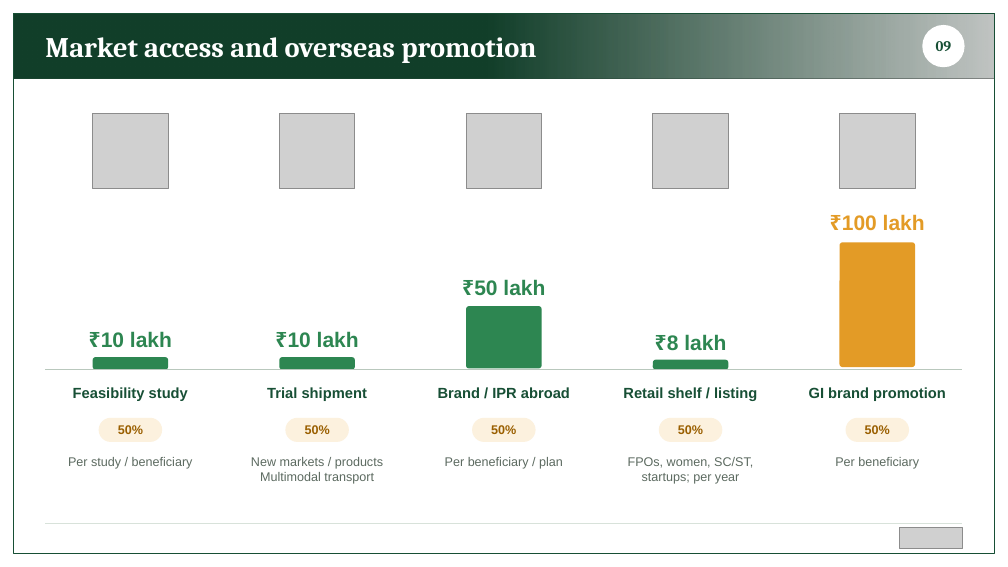
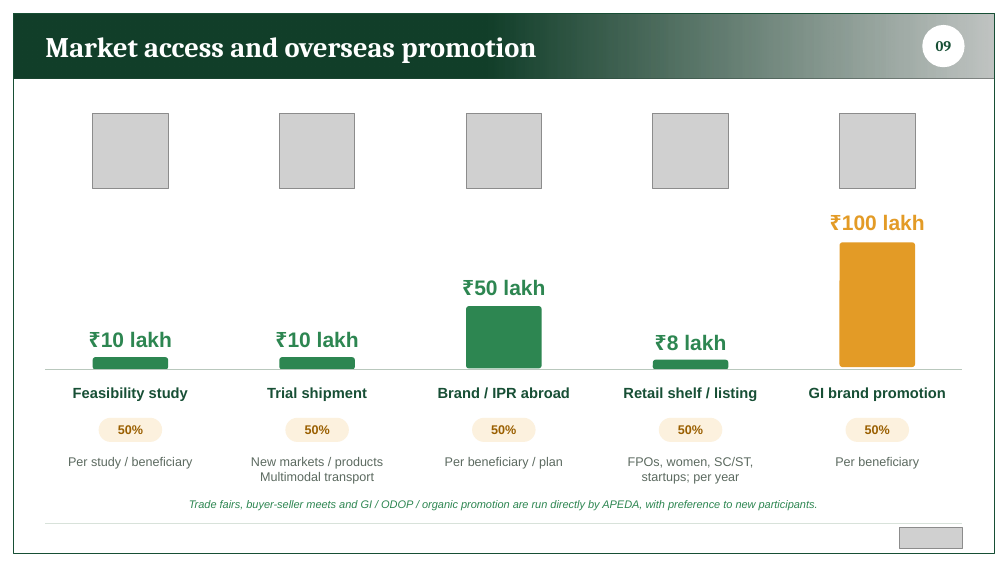
Before and after one commit to BantheFox012/FM, a slide deck: slide 9 of APEDA_BKNY_Standard_40_Percent.pptx. Drawn at 1008x567 pixels with LibreOffice and Linux fonts; fonts in the diff are those of the drawing; grey boxes stand for pictures. Boxes give left, top, right and bottom in pixels: in the first picture for what was removed or moved away, otherwise in the second. Text is boxed around its words. In the diff, an @@ line names an element or a change of style, - is before the commit and + after.

```diff
--- a/APEDA_BKNY_Standard_40_Percent.pptx
+++ b/APEDA_BKNY_Standard_40_Percent.pptx
@@ text added at (189, 500, 818, 510), 10.5 pt, text #2D8651, italic @@
+Trade fairs, buyer-seller meets and GI / ODOP / organic promotion are run directly by APEDA, with preference to new participants.
```
Also in this commit, not shown: 5 other slides changed.
